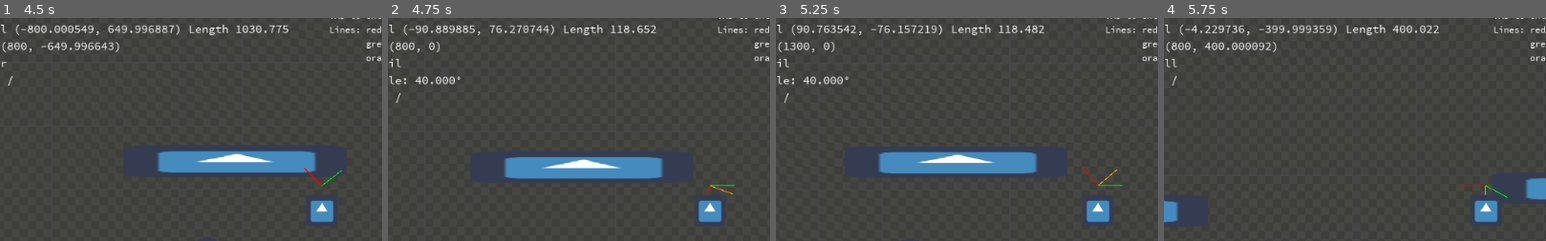
Above: before the commit, frames 1-4 (left to right).
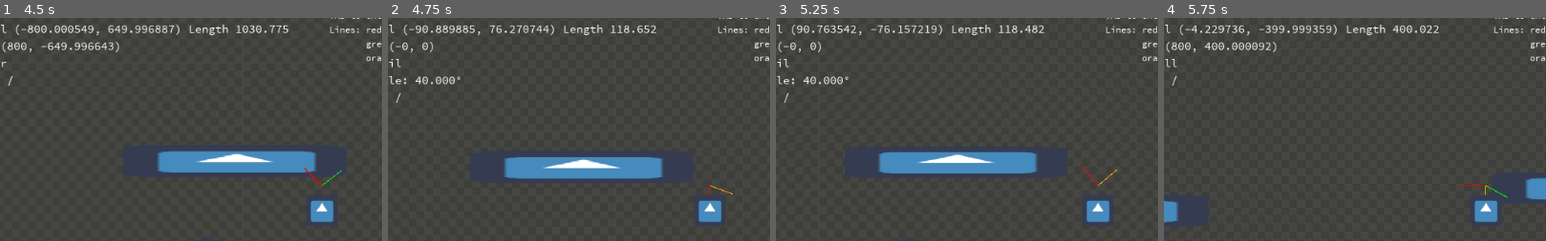
Above: after the commit, the same moments.

Repository: fabriceci/move_and_slide
Game: Godot game, scene res://World.tscn
Two runs of this game, one before a commit and one after it. Both use one fixed random seed, a clock stepped at 60 frames per second and the inputs below. The engine's default icon, where the game draws it, is replaced by a stand-in: a white triangle on a blue panel in a dark square.
Inputs:
- Up to frame 1 (4.5 s): tap Enter (ui_accept) at 0.5, 0.77, 1.52, 3.02, 3.77 s; hold Shift (run) 0.53-1.28 s; hold Right (ui_right) 0.53-2.03 s; tap Tab (slow) at 1.35, 2.85, 4.35 s; hold Shift (run) 2.03-2.78 s; hold Left (ui_left) 2.03-4.28 s; hold Shift (run) 3.53-4.28 s; hold Right (ui_right) from 4.28 s (still down)
- Up to frame 2 (4.75 s): keep holding Right (ui_right); tap Enter (ui_accept) at 4.52 s
- Up to frame 3 (5.25 s): keep holding Right (ui_right); hold Shift (run) from 5.03 s (still down)
- Up to frame 4 (5.75 s): keep holding Right (ui_right); keep holding Shift (run)
The pictures show only the part of the screen within x 8-58%, y 7-57%; the shares and areas given below are measured in that part.

Frame 1 is identical in both runs. In frame 2, 0.3% of the frame differs, in the area x 2-91%, y 10-76%; in frame 3, 0.3%; in frame 4, nothing differs.

Commit message:
remove x when fall to avoid acceleration

Diff:
--- a/Player/Custom/PlayerCustom.gd
+++ b/Player/Custom/PlayerCustom.gd
@@ -228,6 +228,8 @@
 				motion = collision.remainder.slide(collision.normal)
 				if slide_on_ceiling and on_ceiling and p_linear_velocity.dot(p_up_direction) > 0:
 					p_linear_velocity = p_linear_velocity.slide(collision.normal)
+				elif slide_on_ceiling and on_ceiling: # remove x when fall to avoid acceleration
+					p_linear_velocity = p_up_direction * p_up_direction.dot(p_linear_velocity)
 			else:
 				motion = collision.remainder
 				if on_ceiling and not slide_on_ceiling and p_linear_velocity.dot(p_up_direction) > 0:
@@ -261,23 +263,6 @@
 		if not continue_loop and (not collision or motion.is_equal_approx(Vector2())):
 			break
 
-	# Is there a reason (a use case) where this would not be desired?
-	# However this will only work with basic up direction (left-right-up-down)
-	#if on_floor:
-	#	if p_up_direction.x == 0:
-	#		p_linear_velocity.y = 0
-	#	else:
-	#		p_linear_velocity.x = 0
-	#if on_ceiling:
-	#	if p_up_direction.x == 0 and p_up_direction.y < 0 and p_linear_velocity.y < 0:
-	#		p_linear_velocity.y = 0
-	#	elif p_up_direction.x == 0 and p_up_direction.y > 0 and p_linear_velocity.y > 0:
-	#		p_linear_velocity.y = 0
-	#	elif p_up_direction.y == 0 and p_up_direction.x < 0 and p_linear_velocity.x < 0:
-	#		p_linear_velocity.x = 0
-	#	elif p_up_direction.y == 0 and p_up_direction.x > 0 and p_linear_velocity.x > 0:
-	#		p_linear_velocity.x = 0
-
 	if not on_floor:
 		return p_linear_velocity + current_floor_velocity # Add last floor velocity when just left a moving platform
 	else:
